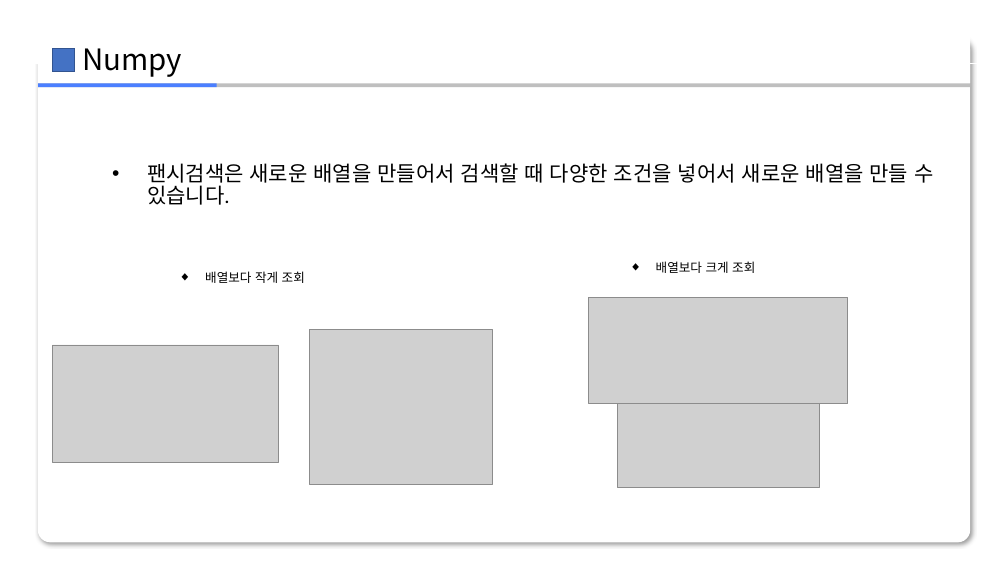
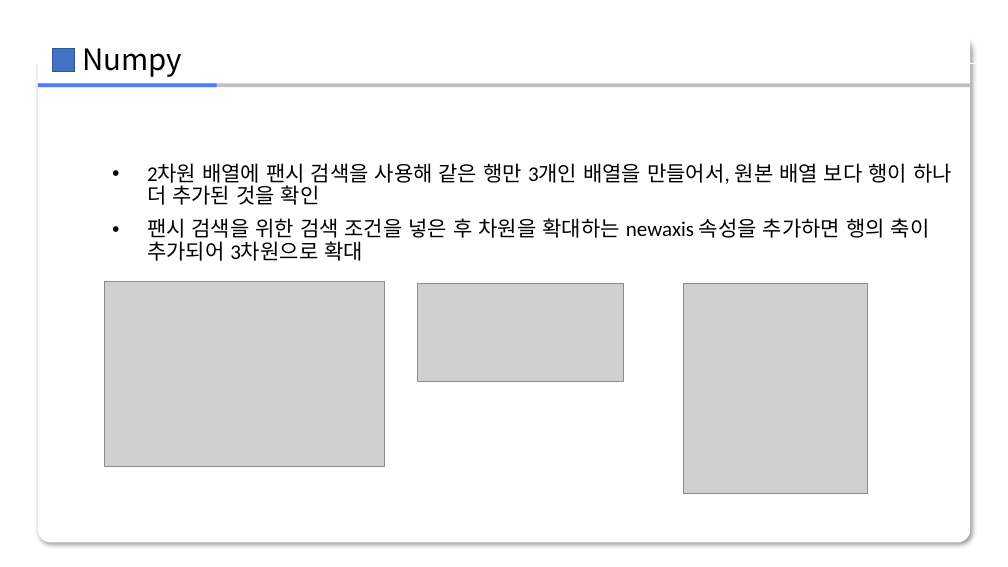
Before and after one commit to zerosum99/numpy_itple, a slide deck: slide 28 of 03장/[넘파이]03장.pptx (slide 13 before the commit). Drawn at 1008x567 pixels with LibreOffice and Linux fonts; fonts in the diff are those of the drawing; grey boxes stand for pictures; background and template pictures are left out. Boxes give left, top, right and bottom in pixels: in the first picture for what was removed or moved away, otherwise in the second. Text is boxed around its words. In the diff, an @@ line names an element or a change of style, - is before the commit and + after.

Commit message:
03 ppt added

```diff
--- a/03장/[넘파이]03장.pptx
+++ b/03장/[넘파이]03장.pptx
@@ text at <box>147,163,952,261</box>: text changed @@
-• 팬시검색은 새로운 배열을 만들어서 검색할 때 다양한 조건을 넣어서 새로운 배열을 만들 수 있습니다.
+• 2차원 배열에 팬시 검색을 사용해 같은 행만 3개인 배열을 만들어서, 원본 배열 보다 행이 하나 더 추가된 것을 확인
+• 팬시 검색을 위한 검색 조건을 넣은 후 차원을 확대하는 newaxis 속성을 추가하면 행의 축이 추가되어 3차원으로 확대
@@ text at <box>255,163,619,242</box>: text changed @@
-팬시검색을 이용한 축소 및 확대
+팬시검색을 이용한 확대 1
@@ text removed at <box>656,261,755,273</box> @@
-◆ 배열보다 크게 조회
@@ picture added at <box>104,281,384,467</box> @@
@@ text removed at <box>205,271,305,283</box> @@
-◆ 배열보다 작게 조회
@@ picture added at <box>417,284,624,381</box> @@
@@ picture removed at <box>589,297,848,404</box> @@
@@ picture added at <box>684,284,868,494</box> @@
@@ picture removed at <box>53,345,279,462</box> @@
@@ picture removed at <box>310,330,493,485</box> @@
@@ picture removed at <box>618,404,820,487</box> @@
```
Also in this commit, not shown: 11 other slides changed, 23 slides added, 3 slides removed, 1 other file.
